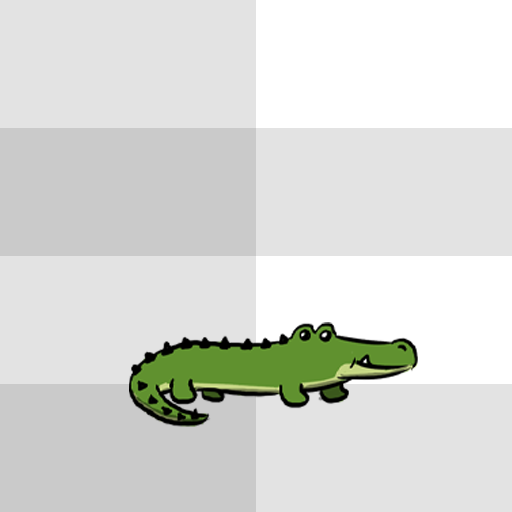
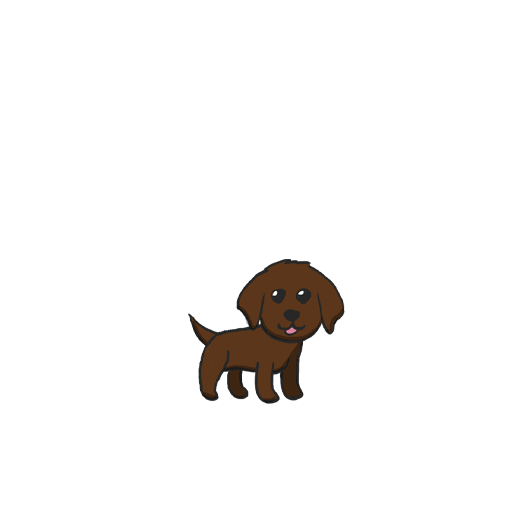
Layer changes from the first w=512, h=512 image to the second:
added layer "dog" above "panther" over 188, 259, 345, 404
renamed "Layer 1" to "alligator", hid it over 129, 322, 418, 427
hid "Background" over 0, 0, 512, 512
